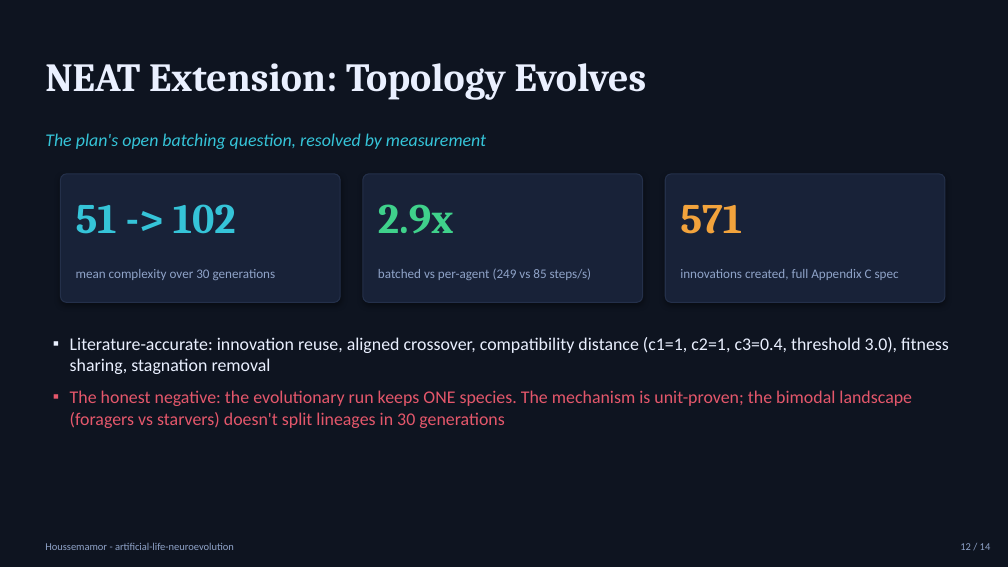
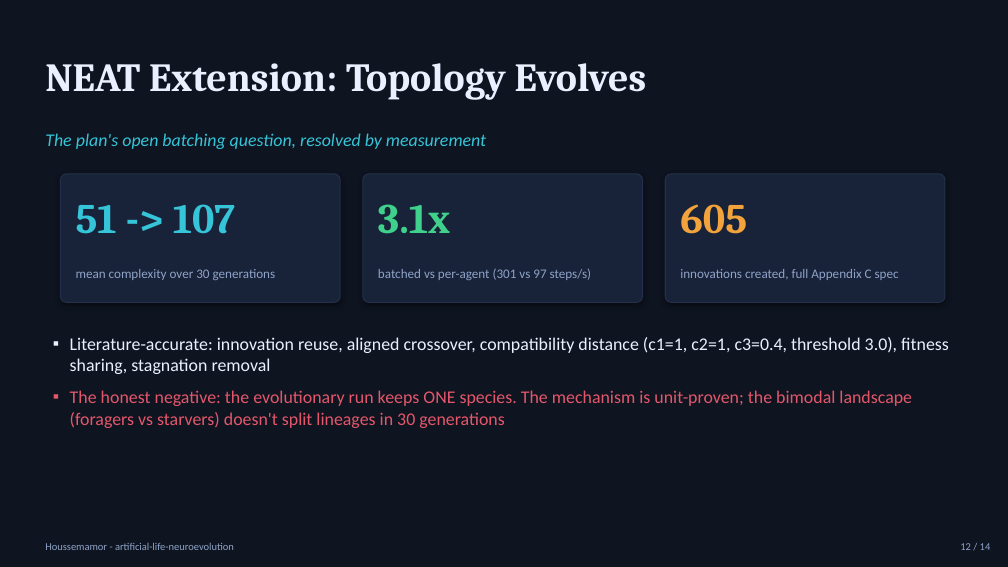
Before and after one commit to Houssemamor/ARTIFICIAL-LIFE-Simulation-Using-Neuroevolution-and-Genetic-Algorithms, a slide deck: slide 12 of docs/presentation_deck.pptx. Drawn at 1008x567 pixels with LibreOffice and Linux fonts; fonts in the diff are those of the drawing. Boxes give left, top, right and bottom in pixels: in the first picture for what was removed or moved away, otherwise in the second. Text is boxed around its words. In the diff, an @@ line names an element or a change of style, - is before the commit and + after.

```diff
--- a/docs/presentation_deck.pptx
+++ b/docs/presentation_deck.pptx
@@ text at bbox=[76, 204, 235, 234]: text changed @@
-51 -> 102
+51 -> 107
@@ text at bbox=[378, 204, 450, 234]: text changed @@
-2.9x
+3.1x
@@ text at bbox=[680, 204, 747, 234]: text changed @@
-571
+605
@@ text at bbox=[378, 268, 592, 280]: text changed @@
-batched vs per-agent (249 vs 85 steps/s)
+batched vs per-agent (301 vs 97 steps/s)
```
Also in this commit, not shown: 9 other slides changed, 47 other files.
